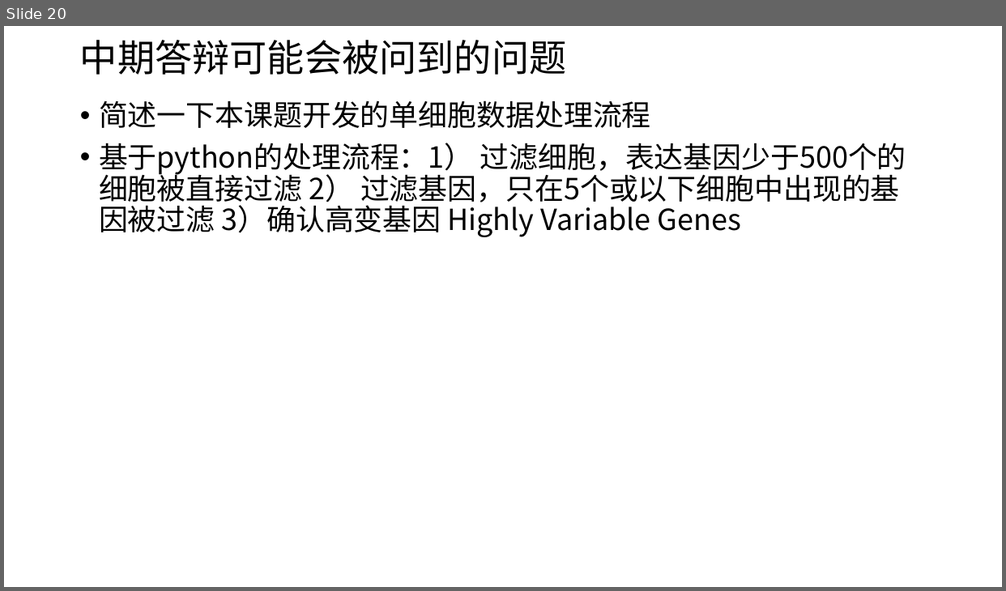
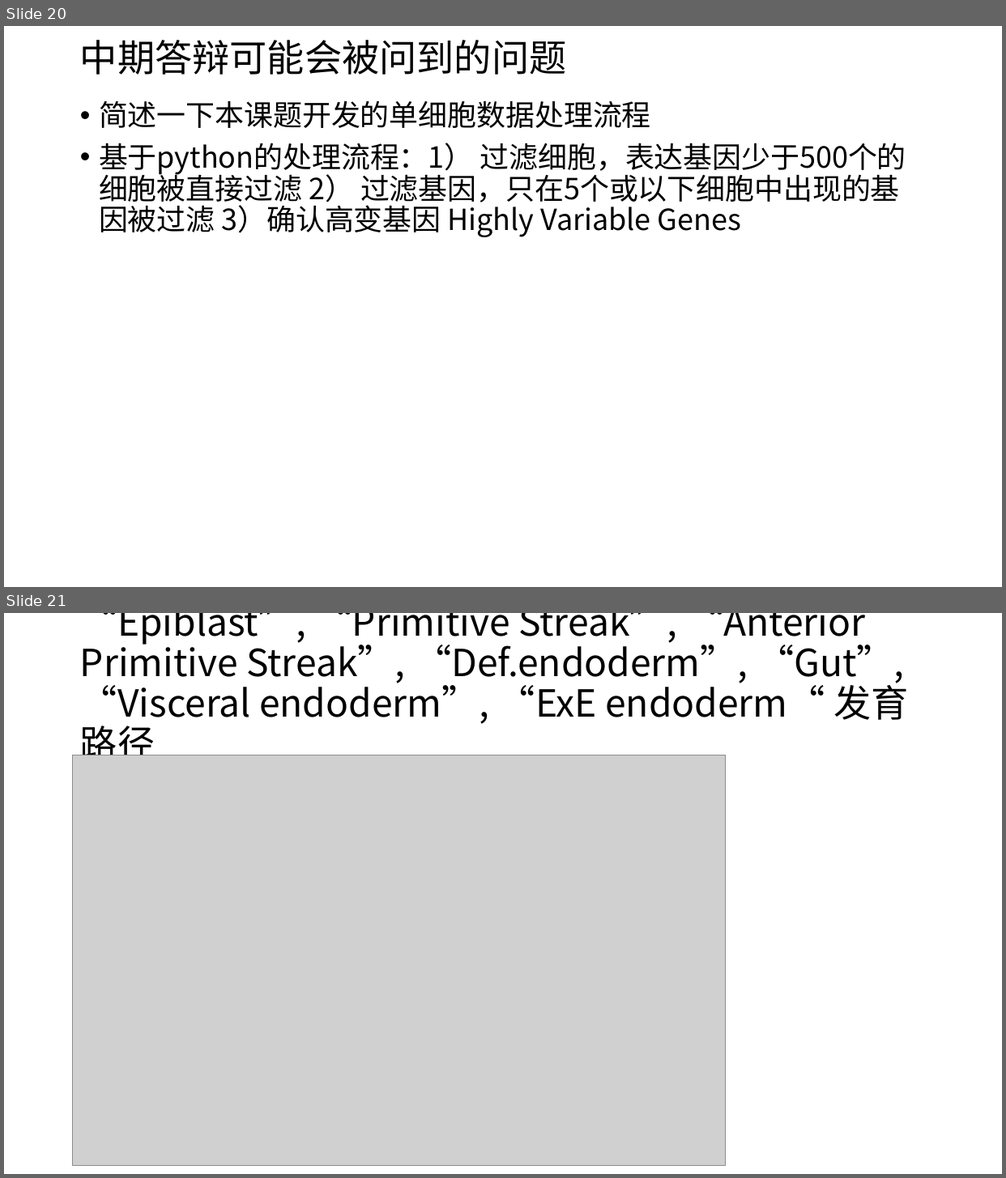
Before and after one commit to herminyliu/sc-fyp, a slide deck: 2025.4.3汇报.pptx. Shown one above the other, each under a label of ours: slide 20 before the commit, slides 20 and 21 after it. The pictures are 1006x591 and 1006x1178 pixels, drawn with LibreOffice and Linux fonts; fonts in the diff are those of the drawing; grey boxes stand for pictures. Boxes give left, top, right and bottom in pixels: in the first picture for what was removed or moved away, otherwise in the second. Text is boxed around its words. In the diff, an @@ line names an element or a change of style, - is before the commit and + after.

```diff
--- a/2025.4.3汇报.pptx
+++ b/2025.4.3汇报.pptx
@@ slide 21 added at bbox=[4, 613, 1002, 1174], background #FFFFFF @@
@@ title added at bbox=[80, 613, 908, 756], 36 pt, text #000000 @@
+“Epiblast”, “Primitive Streak”, “Anterior Primitive Streak”, “Def.endoderm”, “Gut”, “Visceral endoderm”, “ExE endoderm“ 发育路径
@@ picture added at bbox=[73, 756, 726, 1165] @@
```
Also in this commit, not shown: 1 slide changed, 9 other slides added, 34 other files.
